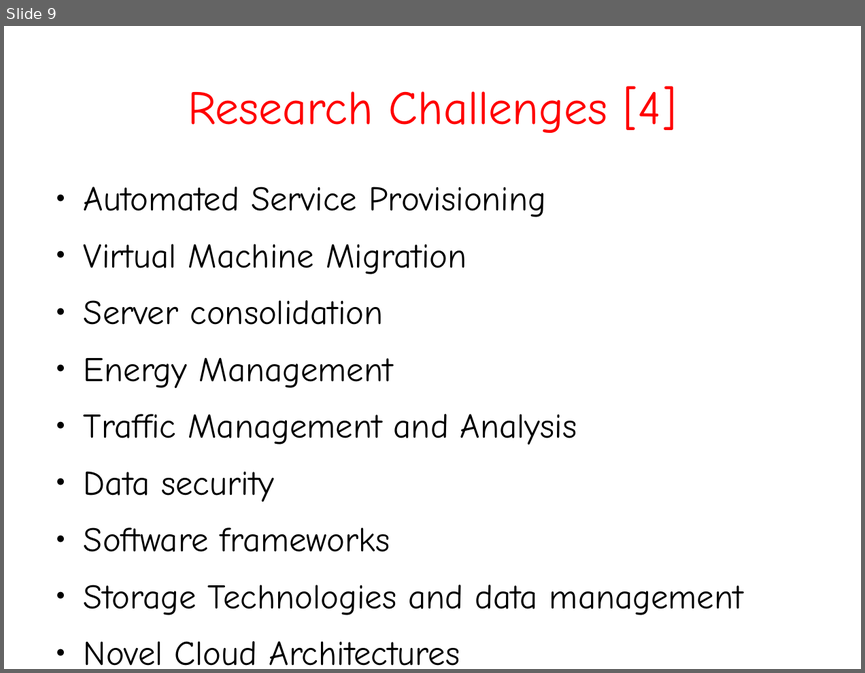
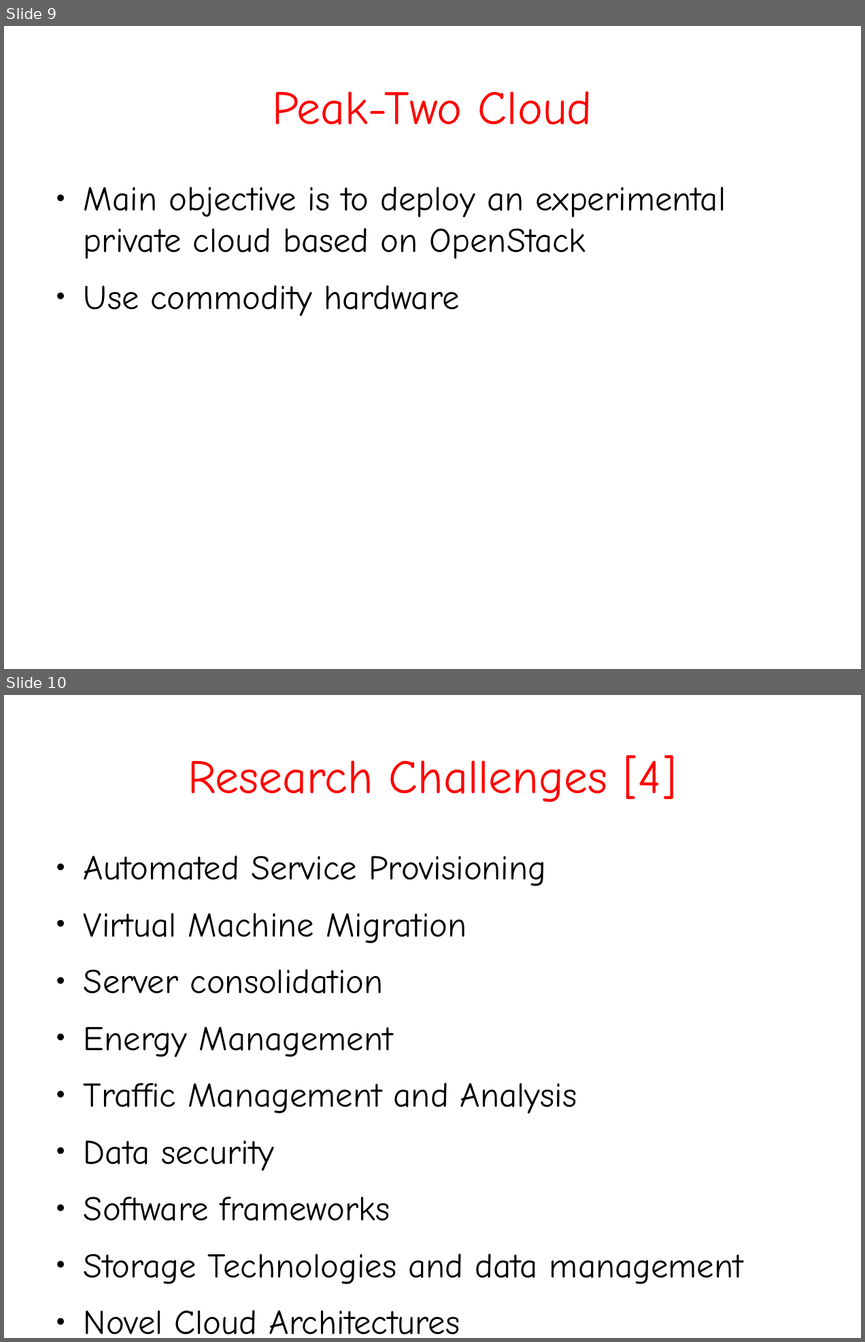
Before and after one commit to aanovelo/cmsc-137-ab5l-project, a slide deck: jach-phd/seminars/CMSC399-2-slides.odp. Shown one above the other, each under a label of ours: slide 9 before the commit, slides 9 and 10 after it. The pictures are 865x673 and 865x1342 pixels, drawn with LibreOffice and Linux fonts; fonts in the diff are those of the drawing. Boxes give left, top, right and bottom in pixels: in the first picture for what was removed or moved away, otherwise in the second. Text is boxed around its words. In the diff, an @@ line names an element or a change of style, - is before the commit and + after.

```diff
--- a/jach-phd/seminars/CMSC399-2-slides.odp
+++ b/jach-phd/seminars/CMSC399-2-slides.odp
@@ slide 9 added at (4, 26, 861, 669), background #FFFFFF @@
@@ title added at (273, 91, 592, 125), 44 pt, text #FF0000 @@
+Peak-Two Cloud
@@ text added at (84, 186, 726, 316), 32 pt, text #000000 @@
+● Main objective is to deploy an experimental private cloud based on OpenStack
+● Use commodity hardware
@@ what was slide 9 is now slide 10 @@
```
Also in this commit, not shown: 3 slides changed.
